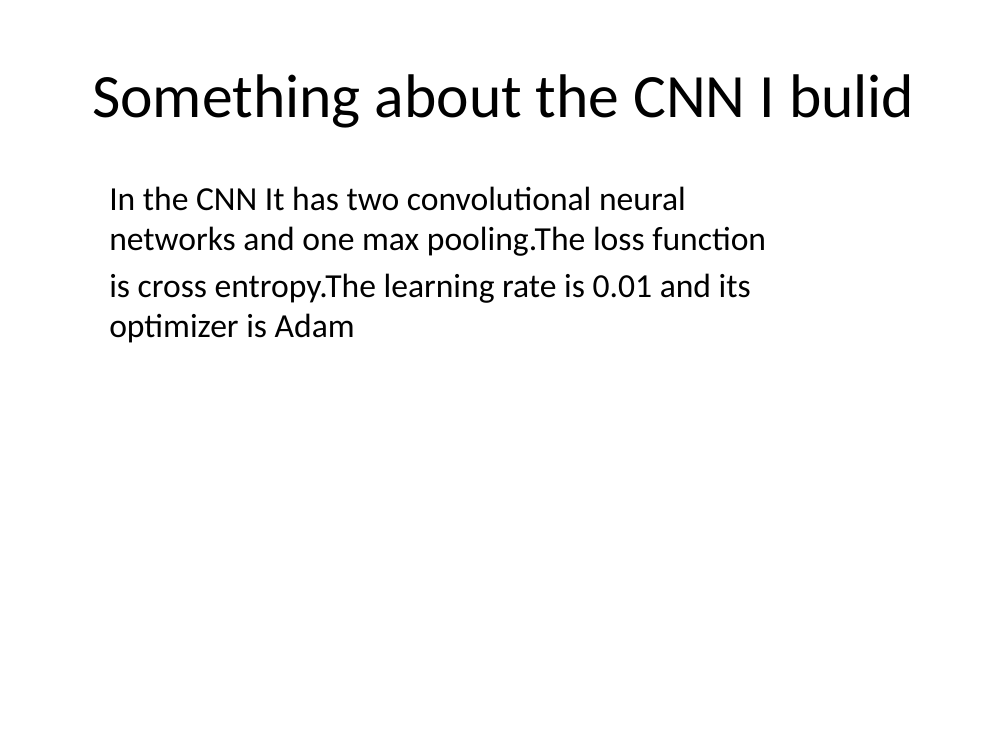
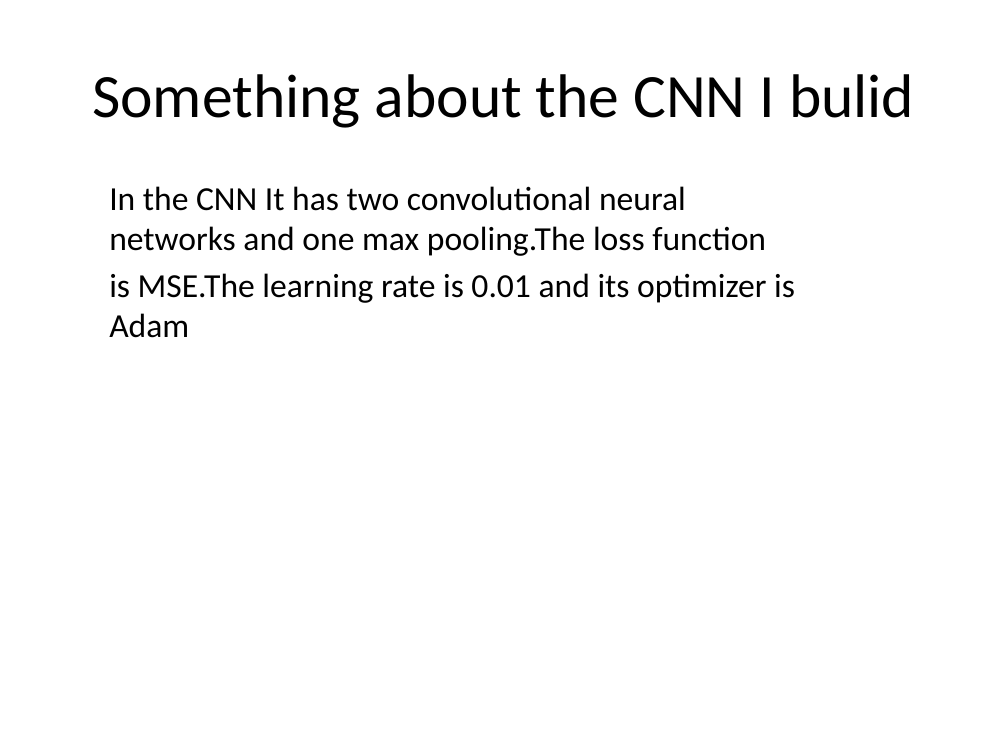
Before and after one commit to guangyu-coder/record, a slide deck: slide 2 of liguangyu0112.pptx. Drawn at 1008x756 pixels with LibreOffice and Linux fonts; fonts in the diff are those of the drawing. Boxes give left, top, right and bottom in pixels: in the first picture for what was removed or moved away, otherwise in the second. Text is boxed around its words. In the diff, an @@ line names an element or a change of style, - is before the commit and + after.

```diff
--- a/liguangyu0112.pptx
+++ b/liguangyu0112.pptx
@@ text at <box>109,273,795,338</box>: text changed @@
-is cross entropy.The learning rate is 0.01 and its optimizer is Adam
+is MSE.The learning rate is 0.01 and its optimizer is Adam
```
